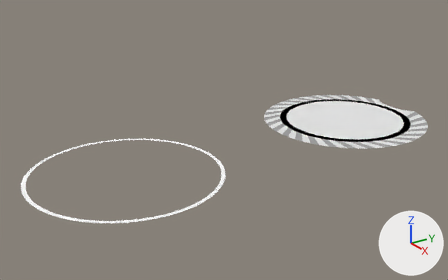
Before and after pictures for a commit that changed the Blender file GEN-Unity/Blends/main2.blend.
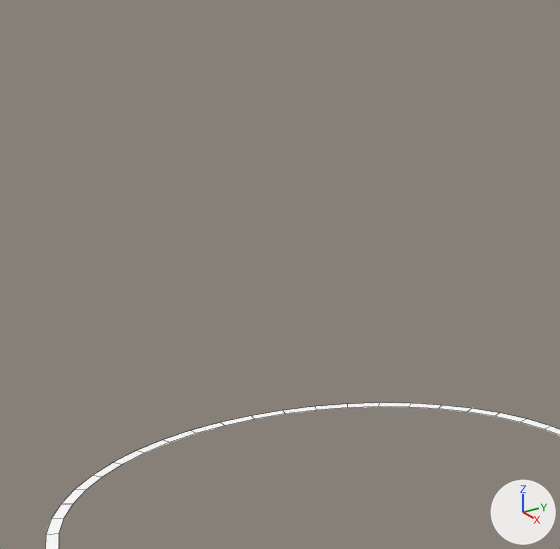
There are two pictures of each version: one whole from a 50 mm camera at (5.24, -2.37, 2.57) aimed at (-1.31, 2.08, -0.5), one close up on the part from 1% to 44% of the width and 0% to 67% of the height. Arrows for +X, +Y and +Z are at lower right; the lights stay in place. The close-ups show mesh edges as thin lines.

The scene before the commit, as lines of its bpy script (objects in view):
```python
me_playercircle = bpy.data.meshes.new('playercircle')
me_playercircle.from_pydata(...)  # 100 vertices, 50 faces; spans x -1.0..1.0, y 0.0, z -1.0..1.0
me_playercircle.materials.append(mat_ps1)  # white #ffffff
ob_playershield = bpy.data.objects.new('playershield', me_playercircle)
ob_playershield.location = (0.0, 0.0, 0.0)
ob_playershield.rotation_euler = (1.571, 0.0, 0.0)  # degrees (90, 0, 0)
```
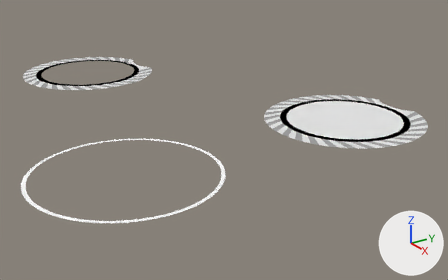
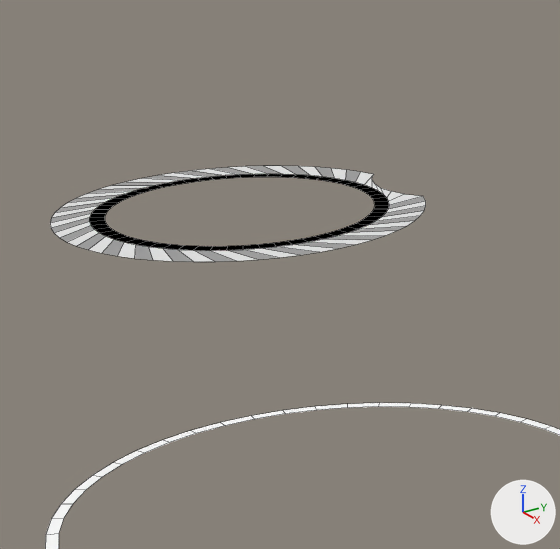
Where the change shows, as pixel boxes (x1, y1, x2, y2) in the close-ups (560 x 549 px):
'PlayerMain.001', added
    after: (50, 166, 426, 262)
    faces in mat_outside1_1 (white #e7e7e7): (50, 166, 426, 262)
    faces in mat_outside2_1 (grey #a1a1a1): (50, 166, 426, 262)
    faces in mat_black_circle_1 (black #000000): (89, 174, 389, 251)

The change, as a list of edits to the scene's bpy script:
```text
Add mat_black_circle_1:
    mat_black_circle_1 = diffuse_material('black circle-1')
    mat_black_circle_1.base_color = (0.0, 0.0, 0.0)  # black #000000
Add mat_outside2_1:
    mat_outside2_1 = diffuse_material('outside2-1')
    mat_outside2_1.base_color = (0.359, 0.359, 0.359)  # grey #a2a2a2
Add mat_outside1_1:
    mat_outside1_1 = diffuse_material('outside1-1')
    mat_outside1_1.base_color = (0.8, 0.8, 0.8)  # white #e7e7e7
Add me_playermain_001:
    me_playermain_001.from_pydata(...)  # 180 vertices, 120 faces; spans x -1.0..1.0, y 0.0, z -1.0..0.95
    # faces by material slot: [60, 33, 27]
    me_playermain_001.materials.append(mat_black_circle_1)  # black #000000
    me_playermain_001.materials.append(mat_outside1_1)  # white #e7e7e7
    me_playermain_001.materials.append(mat_outside2_1)  # grey #a2a2a2
Add ob_playermain_001:
    ob_playermain_001 = bpy.data.objects.new('PlayerMain.001', me_playermain_001)
    ob_playermain_001.location = (-3.903, 1.233, 0.0)
    ob_playermain_001.rotation_euler = (-1.571, 0.0, 0.0)  # degrees (-90, 0, 0)
```
